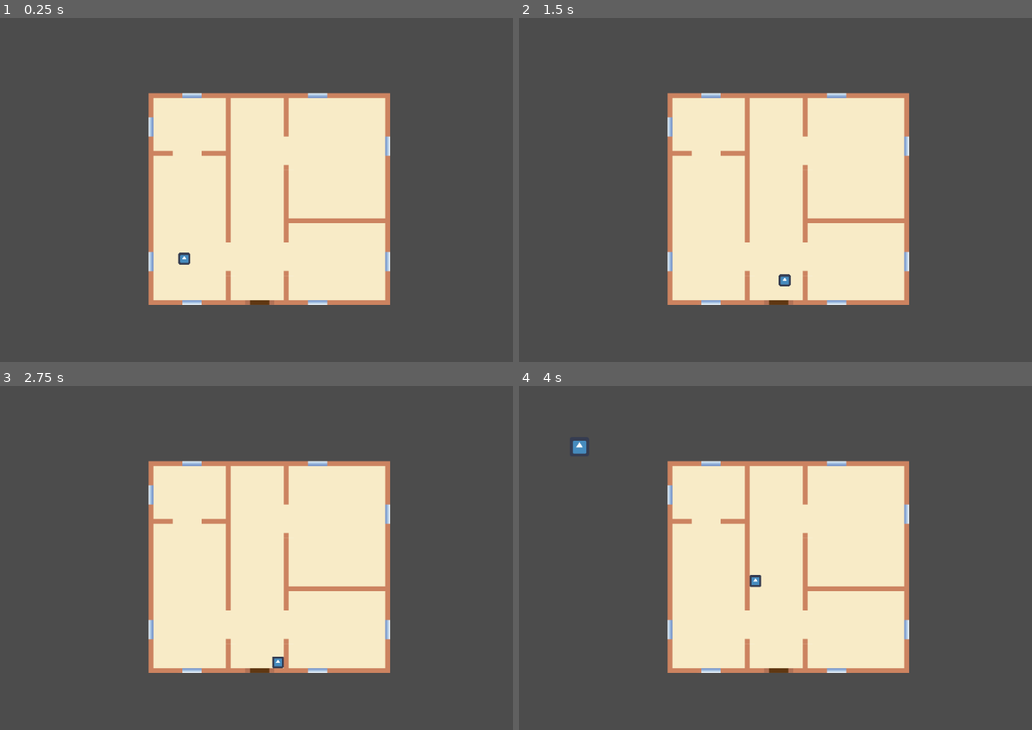
Above: before the commit, frames 1-4 (two rows, left to right).
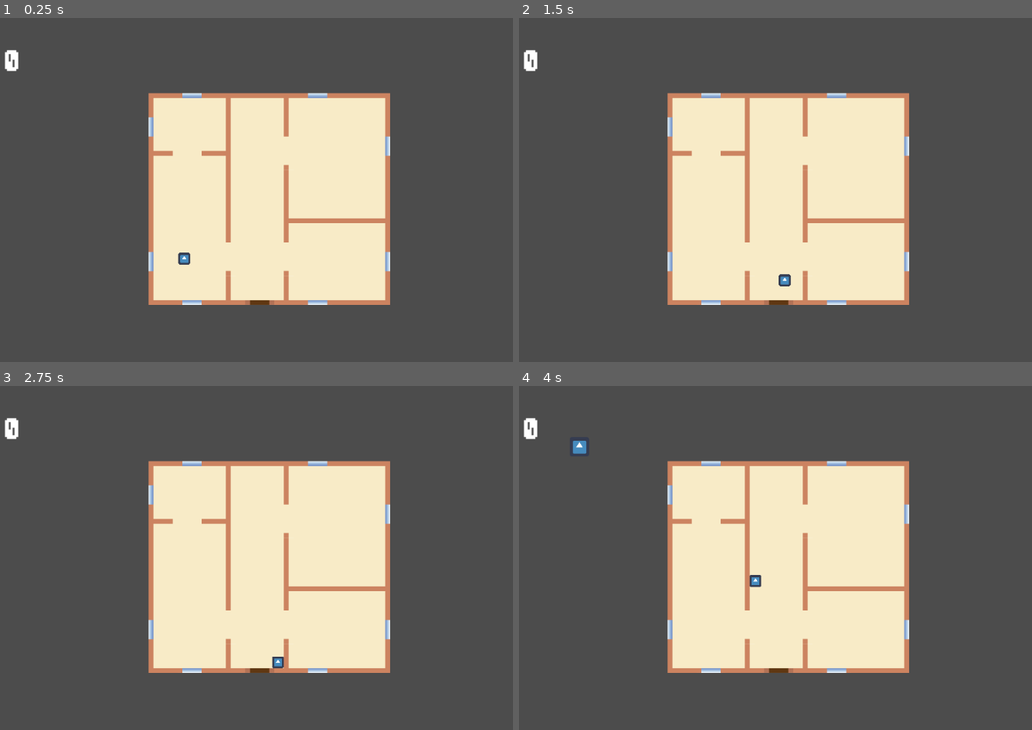
Above: after the commit, the same moments.

Repository: movchan74/PeaceAndPrivacy
Game: Godot game, scene res://levels/Main.tscn
Same seed, same stepped clock (60 frames per second), same inputs: the game is played once before the commit and once after it. The engine's default icon, where the game draws it, is replaced by a stand-in: a white triangle on a blue panel in a dark square.
Inputs:
- Up to frame 1 (0.25 s): no input
- Up to frame 2 (1.5 s): tap Enter at 0.5 s; hold Right (ui_right) 0.53-1.28 s; tap Space (ui_select) at 0.77, 1.25 s; hold Down (ui_down) from 1.28 s (still down)
- Up to frame 3 (2.75 s): tap Space (ui_select) at 1.52 s; tap Enter at 2 s; release Down (ui_down) at 2.03 s; hold Right (ui_right) from 2.03 s (still down)
- Up to frame 4 (4 s): tap Space (ui_select) at 2.75, 3.02, 3.77 s; release Right (ui_right) at 2.78 s; hold Up (ui_up) 2.78-3.53 s; hold Left (ui_left) from 3.53 s (still down)

The runs differ from the first frame. In frame 1, 0.2% of the frame differs, in the area x 0-4%, y 9-16%; in frame 2, 0.2%; in frame 3, 0.2%; in frame 4, 0.2%.

Commit message:
HUD and game restart

Diff:
--- /dev/null
+++ b/StartGame.gd
@@ -0,0 +1,15 @@
+extends Button
+
+# class member variables go here, for example:
+# var a = 2
+# var b = "textvar"
+
+func _ready():
+	# Called when the node is added to the scene for the first time.
+	# Initialization here
+	pass
+
+#func _process(delta):
+#	# Called every frame. Delta is time since last frame.
+#	# Update game logic here.
+#	pass
--- /dev/null
+++ b/fonts/pixellati_font.tres
@@ -0,0 +1,11 @@
+[gd_resource type="DynamicFont" load_steps=2 format=2]
+
+[ext_resource path="res://fonts/Pixellari.ttf" type="DynamicFontData" id=1]
+
+[resource]
+
+size = 50
+use_mipmaps = false
+use_filter = false
+font_data = ExtResource( 1 )
+_sections_unfolded = [ "Font", "Settings" ]
--- /dev/null
+++ b/fonts/pixellati_font_large.tres
@@ -0,0 +1,11 @@
+[gd_resource type="DynamicFont" load_steps=2 format=2]
+
+[ext_resource path="res://fonts/Pixellari.ttf" type="DynamicFontData" id=1]
+
+[resource]
+
+size = 100
+use_mipmaps = false
+use_filter = false
+font_data = ExtResource( 1 )
+_sections_unfolded = [ "Font", "Settings" ]
--- a/levels/Main.gd
+++ b/levels/Main.gd
@@ -2,9 +2,7 @@
 
 export (PackedScene) var Visitor
 
-# class member variables go here, for example:
-# var a = 2
-# var b = "textvar"
+var score = 0
 
 func _ready():
 	# Called when the node is added to the scene for the first time.
@@ -23,8 +21,30 @@
 	$VisitorSpawnPath/VisitorSpawnLocation.set_offset(randi())
 	# Create a Visitor instance and add it to the scene.
 	var visitor = Visitor.instance()
-	add_child(visitor)
+	$Visitors.add_child(visitor)
 	# Set the mob's position to a random location.
 	var visitor_position = $VisitorSpawnPath/VisitorSpawnLocation.position
 	visitor.position = visitor_position
 	visitor.init_path()
+
+func game_over():
+	get_tree().paused = true
+	$HUD/GameOver.show()
+	$HUD/RestartGame.show()
+
+func update_score_label():
+	$HUD/Score.text = str(score)
+
+func restart_game():
+	print ("restart")
+	score = 0
+	update_score_label()
+	$HUD/GameOver.hide()
+	$HUD/RestartGame.hide()
+	for child in $Visitors.get_children():
+		child.queue_free()
+	get_tree().paused = false
+
+func inc_score():
+	score += 1
+	update_score_label()
--- a/levels/Main.tscn
+++ b/levels/Main.tscn
@@ -1,10 +1,16 @@
-[gd_scene load_steps=8 format=2]
+[gd_scene load_steps=10 format=2]
 
 [ext_resource path="res://levels/Main.gd" type="Script" id=1]
 [ext_resource path="res://scenes/Visitor.tscn" type="PackedScene" id=2]
 [ext_resource path="res://tiles.tres" type="TileSet" id=3]
 [ext_resource path="res://scenes/WindowArea.tscn" type="PackedScene" id=4]
 [ext_resource path="res://scenes/Player.tscn" type="PackedScene" id=5]
+[ext_resource path="res://scenes/HUD.tscn" type="PackedScene" id=6]
+
+[sub_resource type="RectangleShape2D" id=3]
+
+custom_solver_bias = 0.0
+extents = Vector2( 10, 10 )
 
 [sub_resource type="NavigationPolygon" id=1]
 
@@ -19,7 +25,7 @@
 "points": PoolVector2Array( 0, 0, 0, 0, 1023.8, 2.10187, 0, 0, 0, 0, -1.16455, 5.61804, 0, 0, 0, 0, 1023.8, 2.10187 )
 }
 
-[node name="Main" type="Node2D" index="0"]
+[node name="Main" type="Node2D"]
 
 script = ExtResource( 1 )
 Visitor = ExtResource( 2 )
@@ -102,9 +108,22 @@
 one_shot = false
 autostart = true
 
-[node name="Door" type="Position2D" parent="." index="3"]
+[node name="Door" type="Area2D" parent="." index="3"]
 
 position = Vector2( 478.201, 483.475 )
+input_pickable = true
+gravity_vec = Vector2( 0, 1 )
+gravity = 98.0
+linear_damp = 0.1
+angular_damp = 1.0
+audio_bus_override = false
+audio_bus_name = "Master"
+
+[node name="CollisionShape2D" type="CollisionShape2D" parent="Door" index="0"]
+
+position = Vector2( -3.94878, 1.15231 )
+scale = Vector2( 2.30447, 0.682807 )
+shape = SubResource( 3 )
 
 [node name="VisitorNavigation" type="Navigation2D" parent="." index="4"]
 
@@ -133,4 +152,10 @@
 loop = true
 lookahead = 4.0
 
+[node name="HUD" parent="." index="6" instance=ExtResource( 6 )]
+
+[node name="Visitors" type="Node" parent="." index="7"]
+
 [connection signal="timeout" from="VisitorSpawnTimer" to="." method="_on_VisitorSpawnTimer_timeout"]
+
+[connection signal="restart_game" from="HUD" to="." method="restart_game"]
--- /dev/null
+++ b/scenes/HUD.gd
@@ -0,0 +1,25 @@
+extends CanvasLayer
+
+signal restart_game
+# class member variables go here, for example:
+# var a = 2
+# var b = "textvar"
+
+func _ready():
+	# Called when the node is added to the scene for the first time.
+	# Initialization here
+	pass
+
+#func _process(delta):
+#	# Called every frame. Delta is time since last frame.
+#	# Update game logic here.
+#	pass
+
+
+func _on_StartGame_pressed():
+	pass # replace with function body
+
+
+func _on_RestartGame_pressed():
+	print ("emit restart")
+	emit_signal("restart_game")
--- /dev/null
+++ b/scenes/HUD.tscn
@@ -0,0 +1,93 @@
+[gd_scene load_steps=4 format=2]
+
+[ext_resource path="res://scenes/HUD.gd" type="Script" id=1]
+[ext_resource path="res://fonts/pixellati_font_large.tres" type="DynamicFont" id=2]
+[ext_resource path="res://fonts/pixellati_font.tres" type="DynamicFont" id=3]
+
+[node name="HUD" type="CanvasLayer" index="0"]
+
+layer = 1
+offset = Vector2( 0, 0 )
+rotation = 0.0
+scale = Vector2( 1, 1 )
+transform = Transform2D( 1, 0, 0, 1, 0, 0 )
+script = ExtResource( 1 )
+
+[node name="GameOver" type="Label" parent="." index="0"]
+
+visible = false
+anchor_left = 0.5
+anchor_top = 0.5
+anchor_right = 0.5
+anchor_bottom = 0.5
+margin_left = -247.0
+margin_top = -50.0
+margin_right = 247.0
+margin_bottom = 50.0
+rect_pivot_offset = Vector2( 0.5, 0.5 )
+rect_clip_content = false
+mouse_filter = 2
+mouse_default_cursor_shape = 0
+size_flags_horizontal = 1
+size_flags_vertical = 4
+custom_fonts/font = ExtResource( 2 )
+custom_colors/font_color = Color( 0.933333, 0.25098, 0.211765, 1 )
+text = "Game over!"
+percent_visible = 1.0
+lines_skipped = 0
+max_lines_visible = -1
+_sections_unfolded = [ "Anchor", "Margin", "Rect", "custom_colors", "custom_fonts", "custom_styles" ]
+
+[node name="RestartGame" type="Button" parent="." index="1"]
+
+pause_mode = 2
+visible = false
+anchor_left = 0.5
+anchor_top = 1.0
+anchor_right = 0.5
+anchor_bottom = 1.0
+margin_left = -374.0
+margin_top = -217.0
+margin_right = 373.0
+margin_bottom = -91.0
+rect_pivot_offset = Vector2( 0, 0 )
+rect_clip_content = false
+focus_mode = 2
+mouse_filter = 0
+mouse_default_cursor_shape = 0
+size_flags_horizontal = 1
+size_flags_vertical = 1
+custom_fonts/font = ExtResource( 2 )
+toggle_mode = false
+enabled_focus_mode = 2
+shortcut = null
+group = null
+text = "Restart Game"
+flat = false
+align = 1
+_sections_unfolded = [ "Margin", "Pause", "Rect", "custom_colors", "custom_fonts" ]
+
+[node name="Score" type="Label" parent="." index="2"]
+
+anchor_left = 0.0
+anchor_top = 0.0
+anchor_right = 0.0
+anchor_bottom = 0.0
+margin_left = 50.0
+margin_top = 50.0
+margin_right = 106.0
+margin_bottom = 150.0
+rect_pivot_offset = Vector2( 0, 0 )
+rect_clip_content = false
+mouse_filter = 2
+mouse_default_cursor_shape = 0
+size_flags_horizontal = 1
+size_flags_vertical = 4
+custom_fonts/font = ExtResource( 3 )
+text = "0"
+percent_visible = 1.0
+lines_skipped = 0
+max_lines_visible = -1
+_sections_unfolded = [ "Margin", "custom_fonts" ]
+
+[connection signal="pressed" from="RestartGame" to="." method="_on_RestartGame_pressed"]
--- a/scripts/Visitor.gd
+++ b/scripts/Visitor.gd
@@ -14,7 +14,7 @@
 	screensize = get_viewport_rect().size
 
 func get_door_path():
-	return get_parent().find_door_path(self.position) # get_pos())
+	return get_parent().get_parent().find_door_path(self.position) # get_pos())
 
 func init_path():
 	var path = get_door_path()
@@ -37,7 +37,12 @@
 
 func _on_Visitor_area_shape_entered(area_id, area, area_shape, self_shape):
 	#print (area.name)
+	if ("Door" == area.name):
+		get_node("/root/Main").game_over()
+		print ("Game over!")
+		queue_free()
 	if ("Cup" in area.name):
+		get_node("/root/Main").inc_score()
 		queue_free()
 	if ("WindowArea" in area.name):
 		if area != null:
Not shown, added: fonts/FONTLOG.txt
Not shown, added: fonts/LICENSE.txt
Binary file added: fonts/Pixellari.ttf
Binary file added: fonts/Xolonium-Regular.ttf
